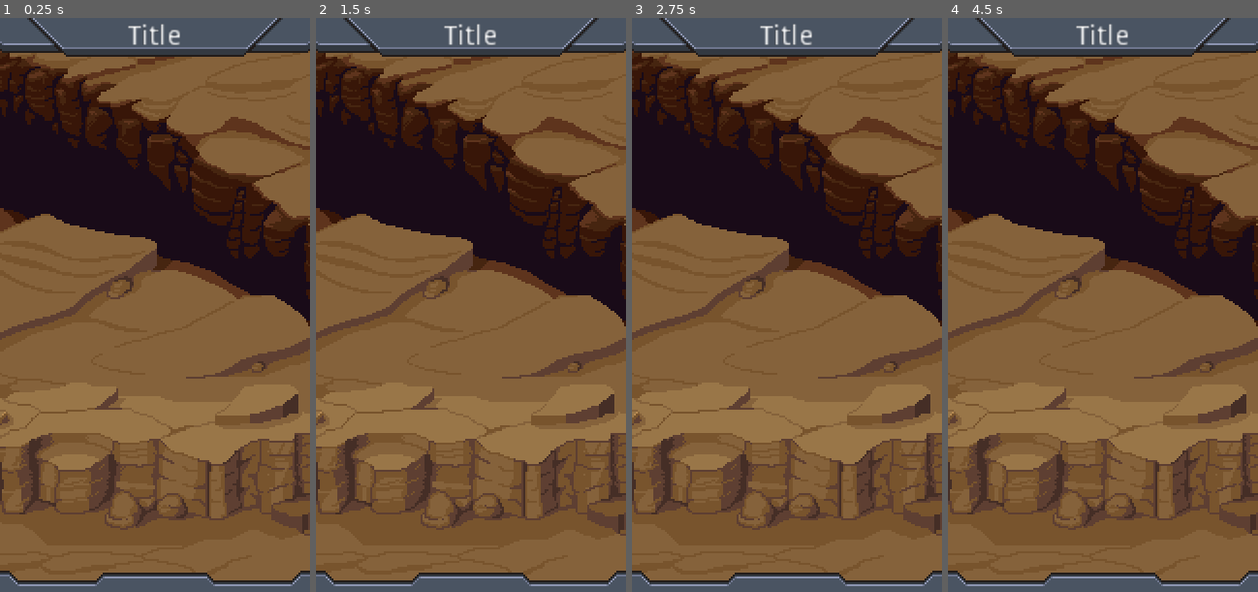
Above: before the commit, frames 1-4 (left to right).
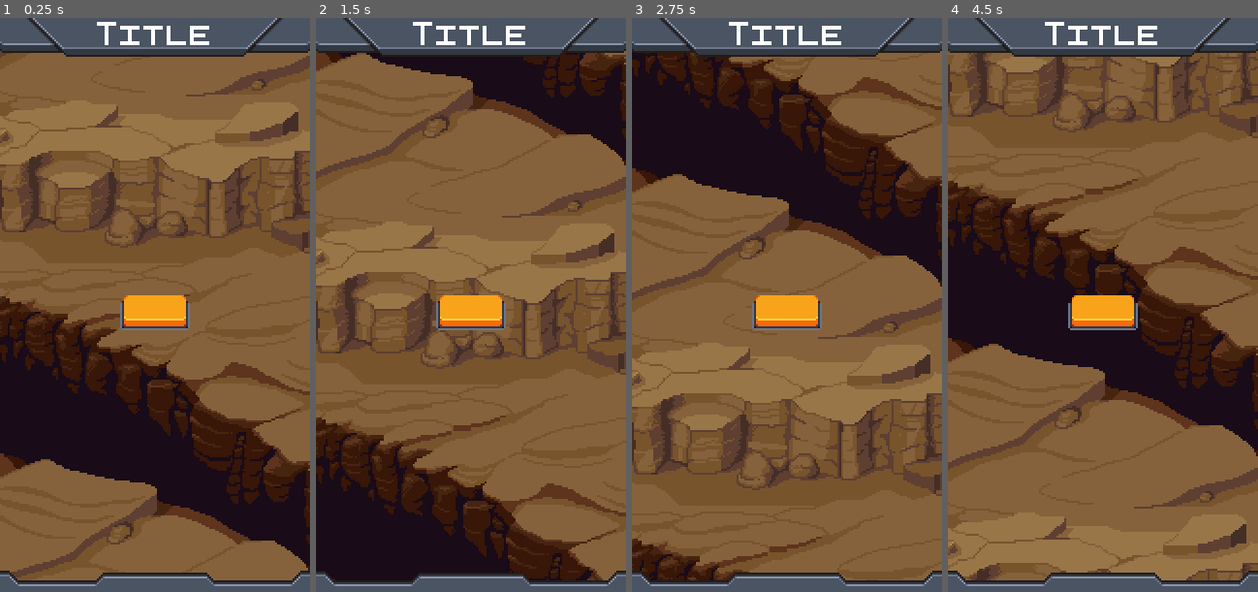
Above: after the commit, the same moments.

Repository: havryliuk97/vertical-scroller-godot
Game: Godot game, scene res://levels/title-screen.tscn
Two runs of this game, one before a commit and one after it. Both use one fixed random seed, a clock stepped at 60 frames per second and the inputs below.
Inputs (mouse positions are in pixels of both pictures, inside the frame that each line leads up to):
- Up to frame 1 (0.25 s): no input
- Up to frame 2 (1.5 s): click (471, 310) at 0.52 s; click (471, 310) at 1.27 s
- Up to frame 3 (2.75 s): hold Right (right) from 2.03 s (still down)
- Up to frame 4 (4.5 s): release Right (right) at 2.78 s; hold S (down) 2.78-3.53 s; hold Right (right) 3.53-4.28 s; hold W (up) from 4.28 s (still down)

The runs differ from the first frame. In frame 1, 55% of the frame differs, in the area x 0-100%, y 0-98%; in frame 2, 58%; in frame 3, 38%; in frame 4, 59%.

Commit message:
Added play button

Diff:
--- a/levels/title-screen.gd
+++ b/levels/title-screen.gd
@@ -1,4 +1,4 @@
-extends Node2D
+extends Control
 
 export var scroll_speed := 70.0
 
--- a/levels/title-screen.tscn
+++ b/levels/title-screen.tscn
@@ -1,9 +1,15 @@
-[gd_scene load_steps=5 format=2]
+[gd_scene load_steps=9 format=2]
 
 [ext_resource path="res://levels/title-screen.gd" type="Script" id=1]
 [ext_resource path="res://other/background.tscn" type="PackedScene" id=2]
 [ext_resource path="res://assets/hud/TopBar.png" type="Texture" id=3]
 [ext_resource path="res://assets/hud/Bottom-Frame.png" type="Texture" id=4]
+[ext_resource path="res://assets/fonts/pixelart.ttf" type="DynamicFontData" id=5]
+[ext_resource path="res://assets/hud/Button-Orange-Big-down.png" type="Texture" id=6]
+[ext_resource path="res://assets/hud/Button-Orange-Big-up.png" type="Texture" id=7]
+
+[sub_resource type="DynamicFont" id=1]
+font_data = ExtResource( 5 )
 
 [node name="title_screen" type="Control"]
 anchor_right = 1.0
@@ -26,12 +32,14 @@
 margin_bottom = 0.16
 texture = ExtResource( 3 )
 __meta__ = {
+"_edit_lock_": true,
 "_edit_use_anchors_": false
 }
 
 [node name="title" type="Label" parent="top_bar"]
 anchor_right = 1.0
-anchor_bottom = 1.0
+margin_bottom = 11.0
+custom_fonts/font = SubResource( 1 )
 text = "Title"
 align = 1
 valign = 1
@@ -46,17 +54,23 @@
 margin_top = 0.16
 margin_bottom = -0.119995
 __meta__ = {
+"_edit_lock_": true,
 "_edit_use_anchors_": false
 }
 
 [node name="buttons" type="VBoxContainer" parent="center_container"]
-margin_left = 80.0
-margin_top = 132.0
-margin_right = 80.0
-margin_bottom = 132.0
+margin_left = 62.0
+margin_top = 123.0
+margin_right = 98.0
+margin_bottom = 141.0
 __meta__ = {
 "_edit_use_anchors_": false
 }
+
+[node name="play_button" type="TextureButton" parent="center_container/buttons"]
+rect_pivot_offset = Vector2( 0, 18 )
+texture_normal = ExtResource( 7 )
+texture_pressed = ExtResource( 6 )
 
 [node name="bottom_right" type="TextureRect" parent="."]
 anchor_top = 0.891
@@ -65,5 +79,6 @@
 margin_top = -0.119995
 texture = ExtResource( 4 )
 __meta__ = {
+"_edit_lock_": true,
 "_edit_use_anchors_": false
 }
Binary file changed: assets/hud/Button-Orange-Big-down.png
